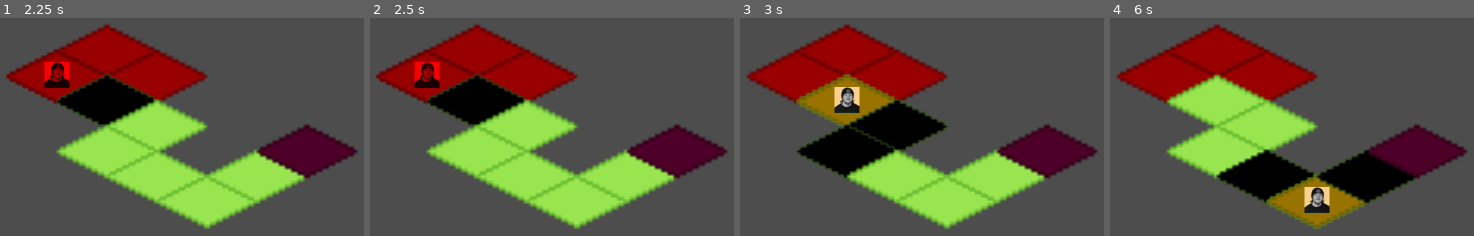
Above: before the commit, frames 1-4 (left to right).
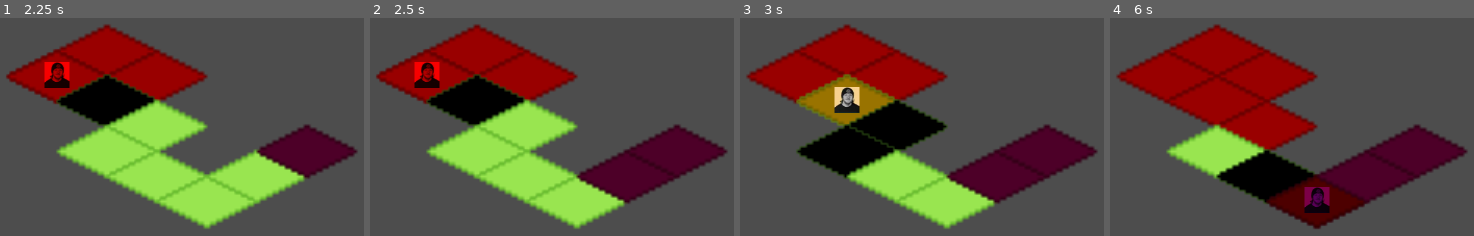
Above: after the commit, the same moments.

Repository: ckuras/GMTK-2023-Fire-Fighter
Game: Godot game, scene res://Scenes/main.tscn
The game is run twice, just before and just after one commit, with the same random seed, the same clock (stepped at 60 frames per second) and the same inputs.
Inputs (mouse positions are in pixels of both pictures, inside the frame that each line leads up to):
- Up to frame 1 (2.25 s): tap Enter at 0.5, 2 s; move the mouse to (105, 50) at 0.52 s; click (105, 50) at 0.67 s; tap Space at 1.25 s; move the mouse to (156, 74) at 1.27 s; click (156, 74) at 1.42 s; move the mouse to (58, 74) at 2.02 s; click (58, 74) at 2.17 s
- Up to frame 2 (2.5 s): no input
- Up to frame 3 (3 s): tap Space at 2.75 s; move the mouse to (845, 100) at 2.77 s; click (845, 100) at 2.92 s
- Up to frame 4 (6 s): move the mouse to (1266, 124) at 3.52 s; click (1266, 124) at 3.67 s; tap Enter at 4.25 s; move the mouse to (1215, 150) at 4.27 s; click (1215, 150) at 4.42 s; tap Space at 5 s; move the mouse to (1266, 174) at 5.02 s; click (1266, 174) at 5.17 s; move the mouse to (1317, 198) at 5.77 s; click (1317, 198) at 5.92 s

Frame 1 is identical in both runs. In frame 2, 3.7% of the frame differs, in the area x 56-85%, y 60-86%; in frame 3, 3.7%; in frame 4, 14%, in the area x 15-84%, y 25-97%.

Commit message:
Emit turn ended signal when player moves

Diff:
--- a/Scripts/tile.gd
+++ b/Scripts/tile.gd
@@ -173,5 +173,6 @@
 			if !previous_clicked and event.is_pressed():
 				previous_clicked = true
 				game_state.player_tile_id = tile_id
+				EventBus.emit_signal("turn_ended")
 			if previous_clicked and !event.is_pressed():
 				previous_clicked = false
